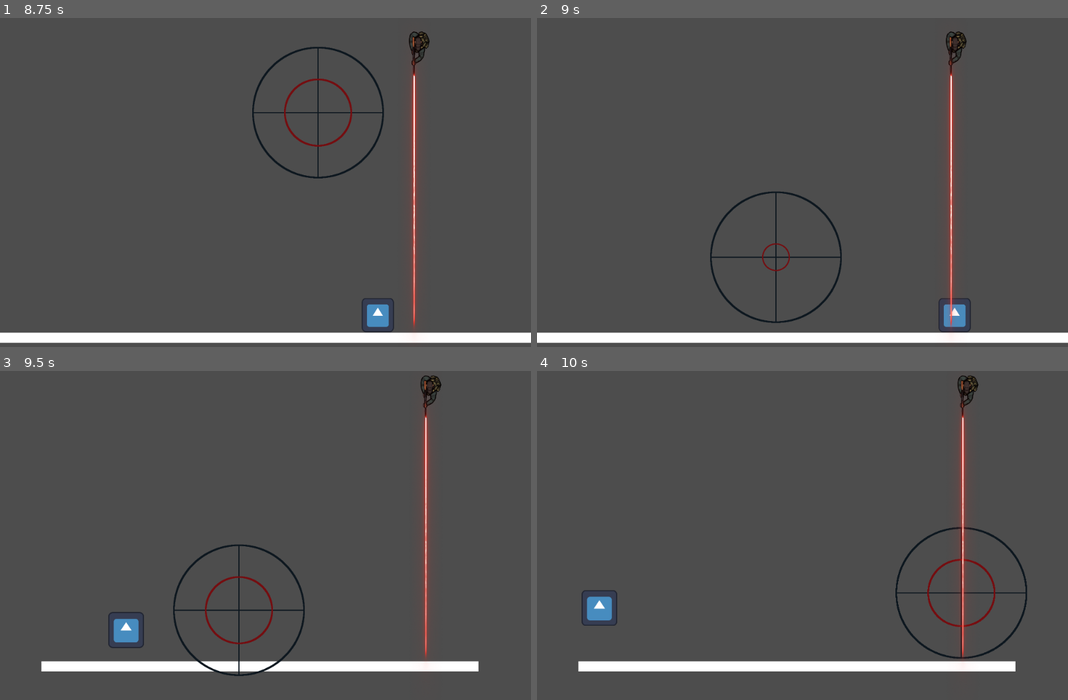
Above: before the commit, frames 1-4 (two rows, left to right).
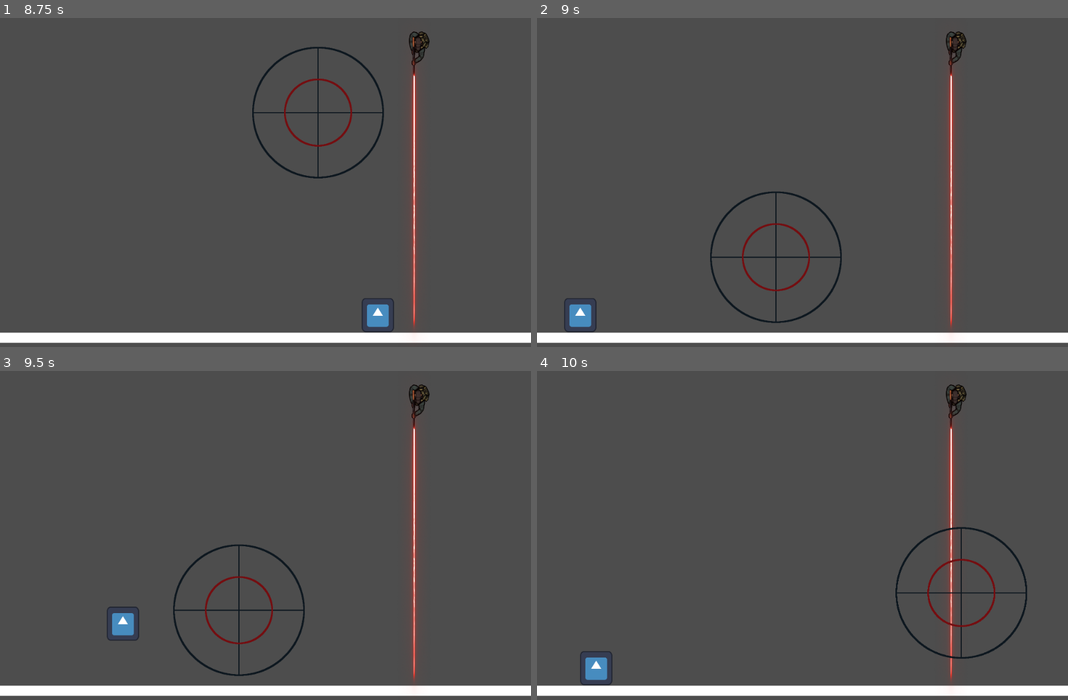
Above: after the commit, the same moments.

Repository: azsocha/Protect-the-VIP
Game: Godot game, scene res://testing.tscn
Same seed, same stepped clock (60 frames per second), same inputs: the game is played once before the commit and once after it. The project has no main scene, so this scene is started directly. The engine's default icon, where the game draws it, is replaced by a stand-in: a white triangle on a blue panel in a dark square.
Inputs (mouse positions are in pixels of both pictures, inside the frame that each line leads up to):
- Up to frame 1 (8.75 s): tap Enter at 0.5 s; move the mouse to (382, 172) at 0.52 s; hold Right (move_right) 0.53-2.03 s; click (382, 172) at 0.6 s; tap Space (jump) at 0.77, 1.52, 3.02, 3.77, 4.52, 6.02, 6.77, 7.52 s; move the mouse to (159, 205) at 1.27 s; click (159, 205) at 1.35 s; move the mouse to (318, 113) at 2.02 s; hold A (move_left) 2.03-2.78 s; click (318, 113) at 2.1 s; move the mouse to (238, 258) at 2.77 s; hold Right (move_right) 2.78-4.28 s; click (238, 258) at 2.85 s; move the mouse to (424, 238) at 3.52 s; click (424, 238) at 3.6 s; move the mouse to (106, 136) at 4.27 s; hold A (move_left) 4.28-5.03 s; click (106, 136) at 4.35 s; move the mouse to (292, 189) at 5.02 s; hold Right (move_right) 5.03-5.78 s; click (292, 189) at 5.1 s; move the mouse to (185, 103) at 5.77 s; hold A (move_left) 5.78-7.28 s; click (185, 103) at 5.85 s; move the mouse to (382, 172) at 6.52 s; click (382, 172) at 6.6 s; move the mouse to (159, 205) at 7.27 s; hold Right (move_right) from 7.28 s (still down); click (159, 205) at 7.35 s; move the mouse to (318, 113) at 8.02 s; click (318, 113) at 8.1 s
- Up to frame 2 (9 s): keep holding Right (move_right); move the mouse to (775, 258) at 8.77 s; click (775, 258) at 8.85 s
- Up to frame 3 (9.5 s): keep holding Right (move_right); tap Space (jump) at 9.02 s
- Up to frame 4 (10 s): move the mouse to (961, 591) at 9.52 s; release Right (move_right) at 9.53 s; hold A (move_left) from 9.53 s (still down); click (961, 591) at 9.6 s; tap Space (jump) at 9.77 s

Frame 1 is identical in both runs. In frame 2, 1.0% of the frame differs, in the area x 5-82%, y 62-96%; in frame 3, 8.3%; in frame 4, 8.5%, in the area x 0-100%, y 1-99%.

Commit message:
temp fixed death
- death is instant again
- need to incorporate splash screen

Diff:
--- a/team-3-final-project/death_laser.gd
+++ b/team-3-final-project/death_laser.gd
@@ -7,4 +7,5 @@
 		call_deferred("restart_level")
 
 func restart_level():
-	died.emit()
+	get_tree().reload_current_scene()
+	#died.emit()
